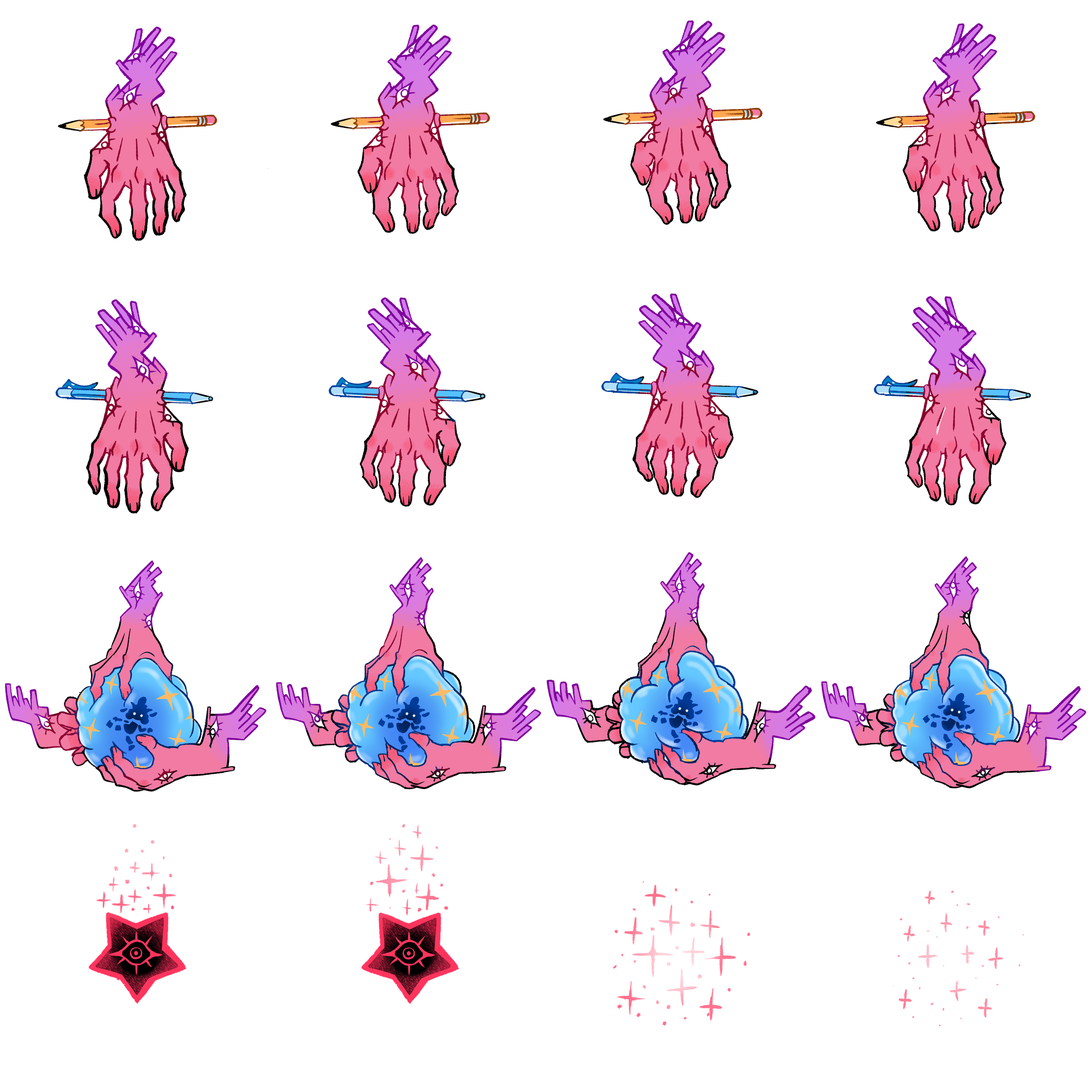
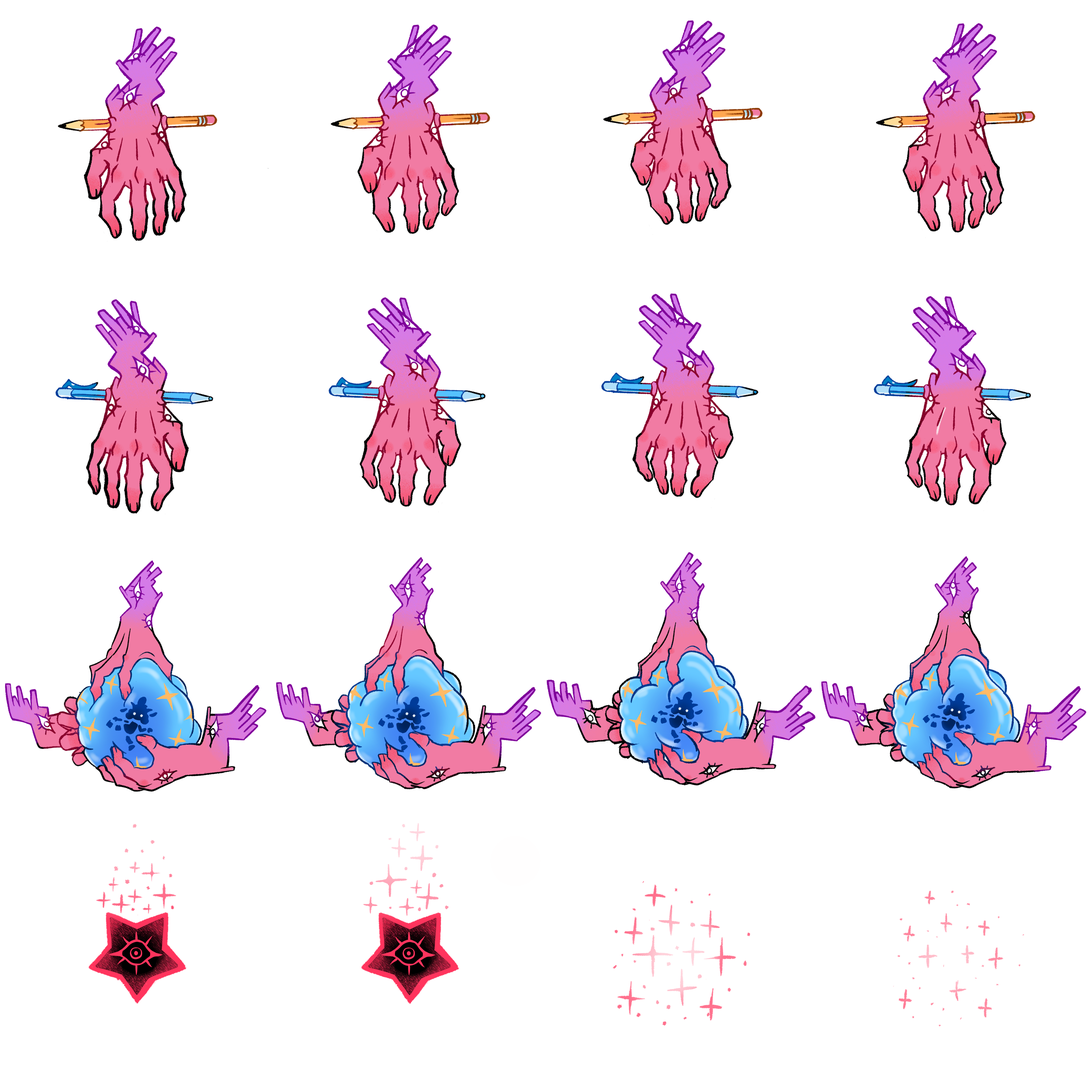
Before/after of a w=1091, h=1091 layered artwork. What changed in the layer stack:
added layer "Capa de pintura 2" above "root Fusionadas" over <box>363,788,449,917</box>
painted on "root Fusionadas" (2nd of 2) over <box>363,788,449,917</box>
